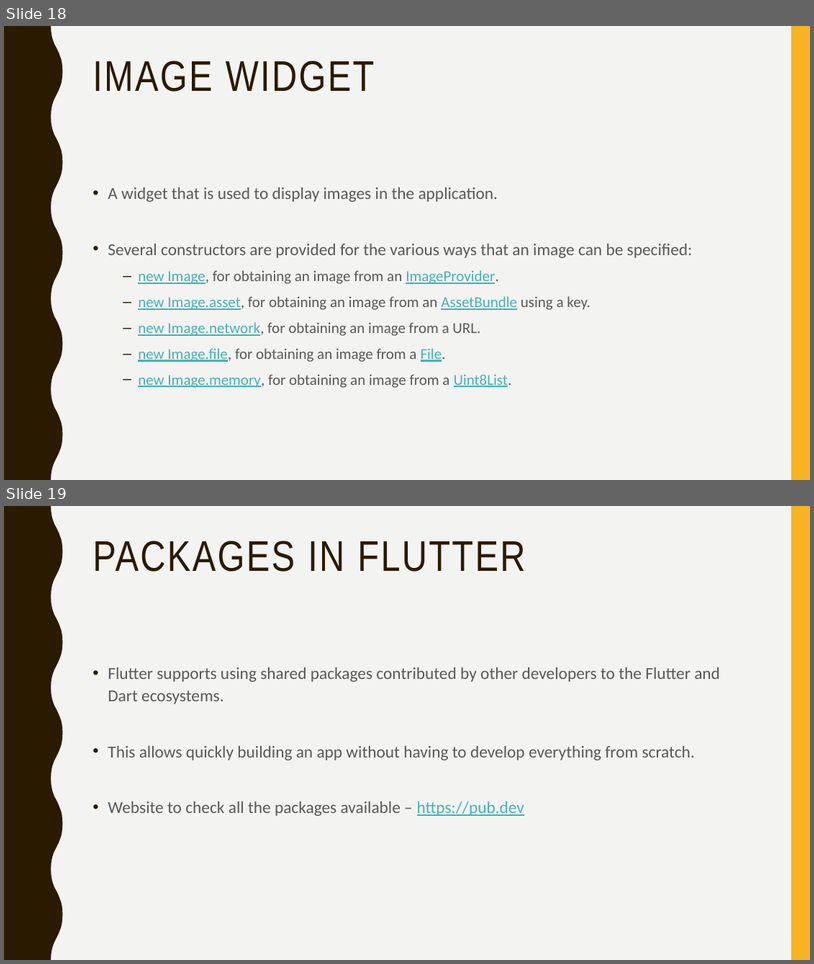
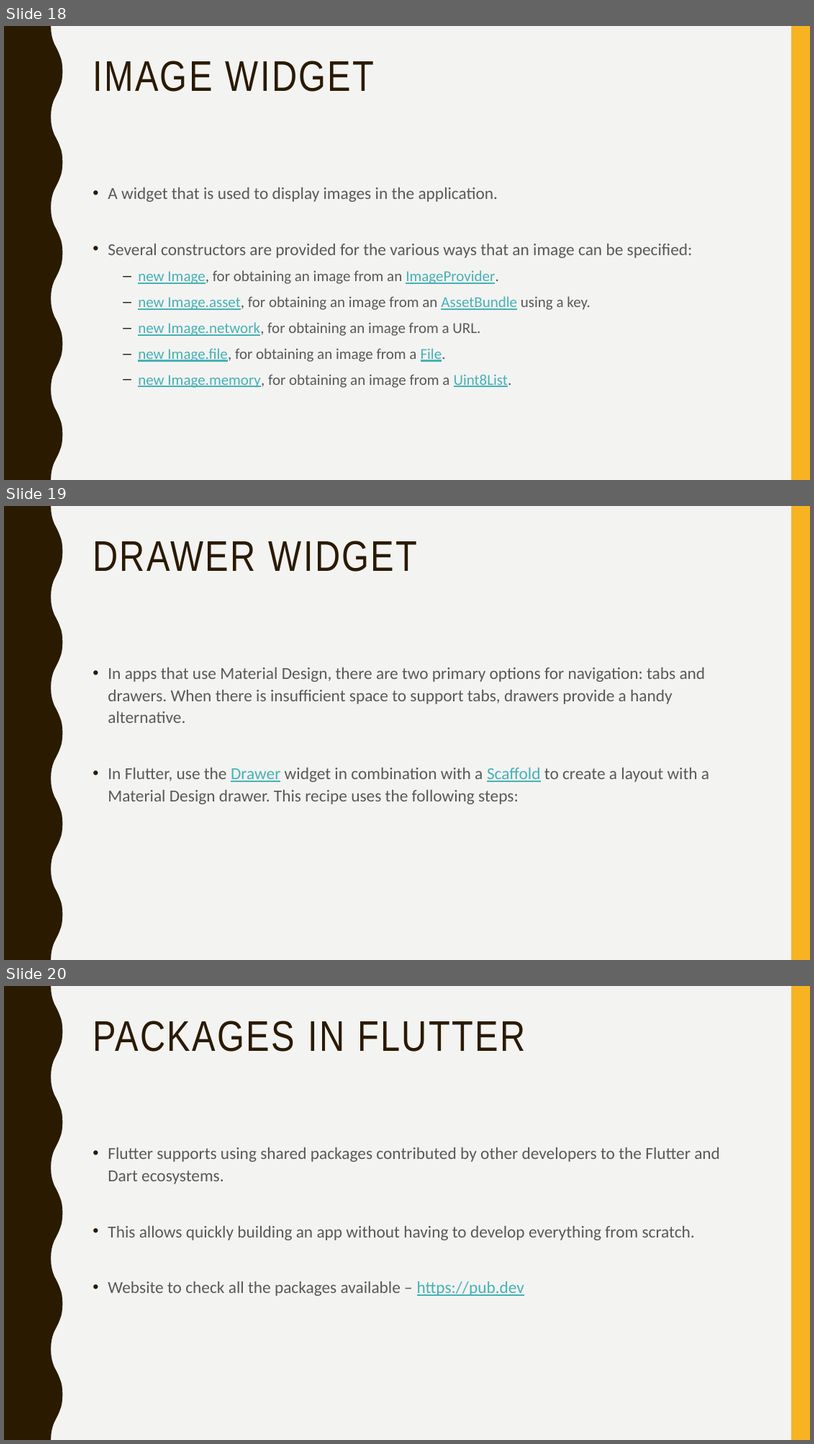
Before and after one commit to narayanvyas/flutter_workshop, a slide deck: Flutter Workshop.pptx. Shown one above the other, each under a label of ours: slides 18 and 19 before the commit, slides 18, 19 and 20 after it. The pictures are 814x964 and 814x1444 pixels, drawn with LibreOffice and Linux fonts; fonts in the diff are those of the drawing. Boxes give left, top, right and bottom in pixels: in the first picture for what was removed or moved away, otherwise in the second. Text is boxed around its words. In the diff, an @@ line names an element or a change of style, - is before the commit and + after.

```diff
--- a/Flutter Workshop.pptx
+++ b/Flutter Workshop.pptx
@@ slide 19 added at box(4, 506, 810, 960), background #F3F3F2; not listed: 2 template elements that a slide beside it also shows @@
@@ title added at box(93, 541, 417, 572), 51 pt, text #2A1A00 @@
+DRAWER WIDGET
@@ text added at box(108, 667, 710, 804), 20 pt, text #595959 @@
+• In apps that use Material Design, there are two primary options for navigation: tabs and drawers. When there is insufficient space to support tabs, drawers provide a handy alternative.
+• In Flutter, use the Drawer widget in combination with a Scaffold to create a layout with a Material Design drawer. This recipe uses the following steps:
@@ what was slide 19 is now slide 20 @@
```
Also in this commit, not shown: 6 other slides added, 1 other file.
